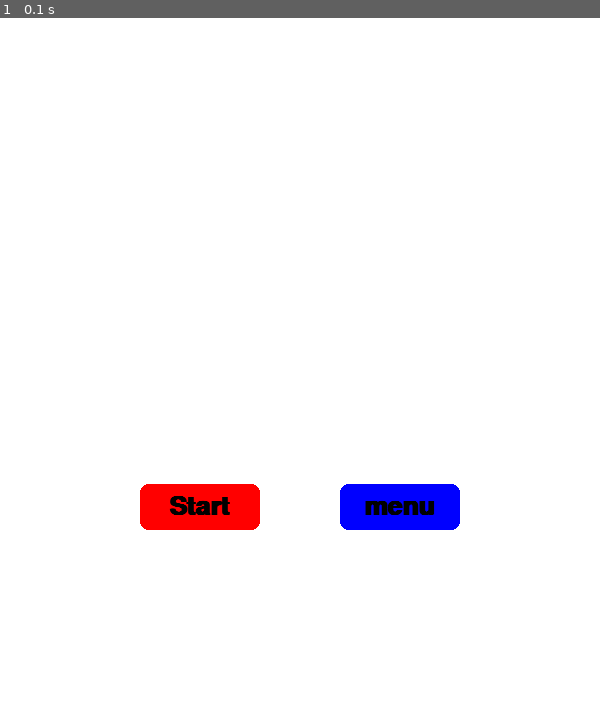
Above: before the commit, frame 1.
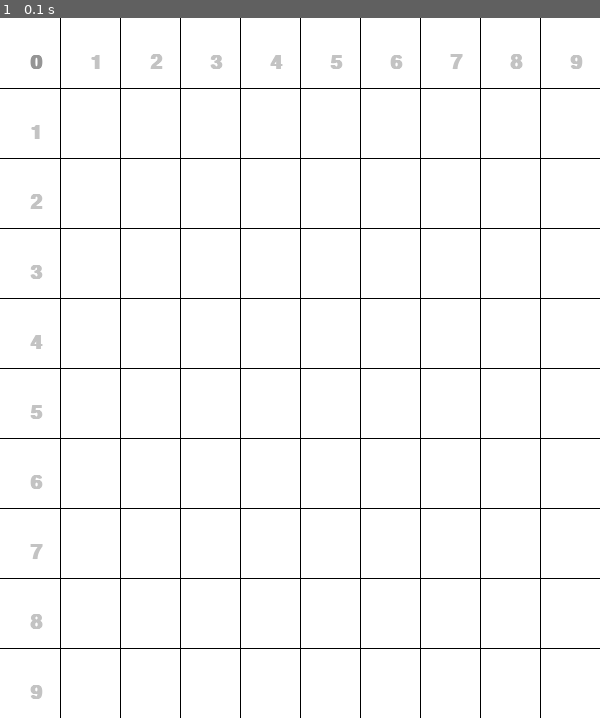
Above: after the commit, the same moment.

Repository: Yousef-Div123/Pygame-UI
Game: pygame game, started from src/PYGAME_GUI_EXT/testing.py
The game is run twice, just before and just after one commit, with the same random seed, the same clock (stepped at 60 frames per second) and the same inputs.
Inputs:
- Up to frame 1 (0.1 s): no input

The runs differ from the first frame. In frame 1, 5.8% of the frame differs, in the area x 0-100%, y 0-100%.

Commit message:
adding numbers to grid

Diff:
--- a/src/PYGAME_GUI_EXT/Container.py
+++ b/src/PYGAME_GUI_EXT/Container.py
@@ -15,12 +15,22 @@
         self.children = []
 
     def showGrid(self):
-        for x in range(self.numberOfRows):
+
+        fontSize = int(self.blockWidth*0.5)
+        font = pygame.font.SysFont(None, fontSize , True)
+
+        for x in range(self.numberOfCols):
             xPos = self.blockWidth * (x + 1)
+            text = font.render(str(x), 1, (0, 0, 0))
+            text.set_alpha(60)
+            self.window.blit(text, (xPos - self.blockWidth/2, self.blockHeight/2 ))
             pygame.draw.line(self.window, (0, 0, 0), (xPos, 0), (xPos, self.height))
 
-        for y in range(self.numberOfCols):
+        for y in range(self.numberOfRows):
             yPos = self.blockHeight * (y + 1)
+            text = font.render(str(y), 1, (0, 0, 0))
+            text.set_alpha(60)
+            self.window.blit(text, (self.blockWidth/2, yPos - self.blockHeight/2))
             pygame.draw.line(self.window, (0, 0, 0), (0, yPos), (self.width, yPos))
 
     def addChild(self, child, startPos: tuple, colSpan = 1, rowSpan = 1):
--- a/src/PYGAME_GUI_EXT/testing.py
+++ b/src/PYGAME_GUI_EXT/testing.py
@@ -8,7 +8,7 @@
 pygame.display.set_caption("Testing")
 
 #Grid
-grid = Container.Grid(WIN, 30, 30)
+grid = Container.Grid(WIN, 10, 10)
 
 def start():
     print("start")
@@ -16,15 +16,15 @@
 def menu():
     print("menu")
 
-grid.addChild(Elements.BasicButton("Start", start, (255, 0, 0), (0, 0, 0)), (7, 20), 6, 2)
-grid.addChild(Elements.BasicButton("menu", menu, (0, 0, 255), (0, 0, 0)), (17, 20), 6, 2)
-# grid.addChild(Elements.TestingBox((0, 255, 0)), (15, 20), 5, 2)
+# grid.addChild(Elements.BasicButton("Start", start, (255, 0, 0), (0, 0, 0)), (7, 20), 6, 2)
+# grid.addChild(Elements.BasicButton("menu", menu, (0, 0, 255), (0, 0, 0)), (17, 20), 6, 2)
+#grid.addChild(Elements.TestingBox((0, 255, 0)), (4, 0), 3, 2)
 
 
 def drawWindow():
     pygame.draw.rect(WIN, (255, 255, 255), (0, 0, 600, 700))
     grid.render()
-    # grid.showGrid()
+    grid.showGrid()
 
 run = True
 while run:
